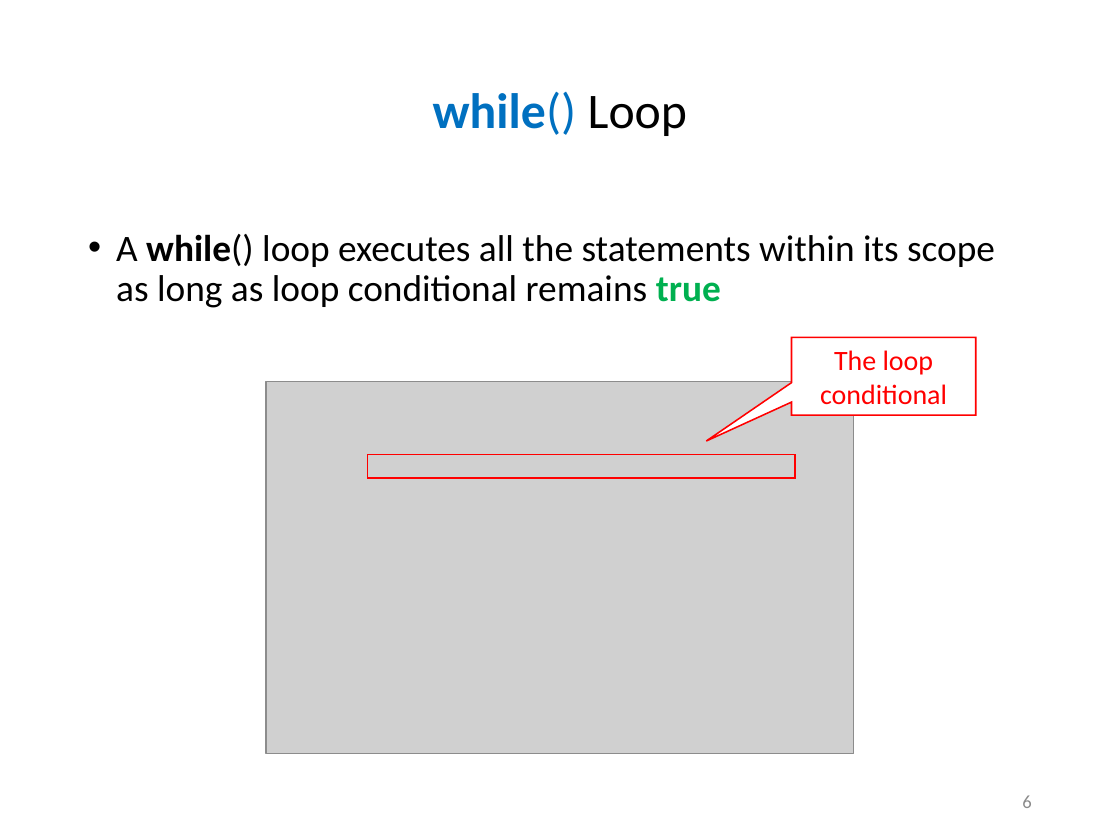
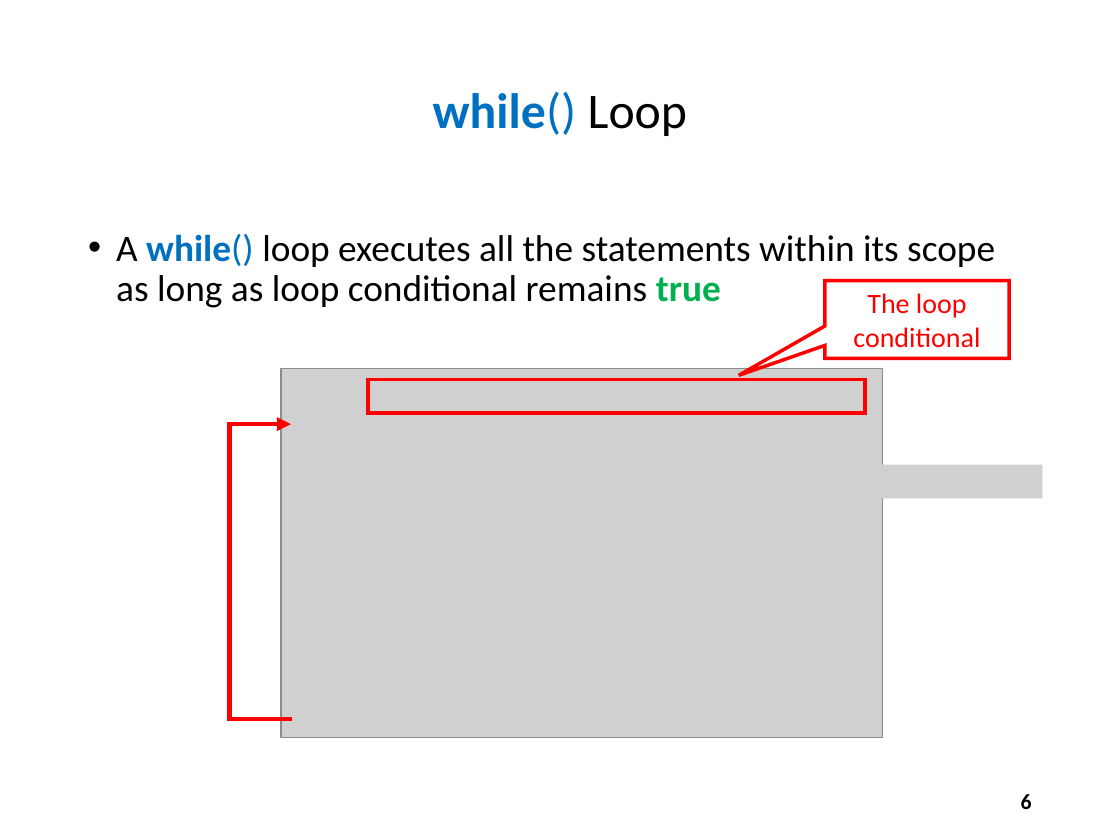
Before and after one commit to dbiersach/scicomp301-cpp-linux, a slide deck: slide 6 of session03/Session 03 - Loops, Conditionals, Modulus.pptx. Drawn at 1120x840 pixels with LibreOffice and Linux fonts; fonts in the diff are those of the drawing; grey boxes stand for pictures. Boxes give left, top, right and bottom in pixels: in the first picture for what was removed or moved away, otherwise in the second. Text is boxed around its words. In the diff, an @@ line names an element or a change of style, - is before the commit and + after.

```diff
--- a/session03/Session 03 - Loops, Conditionals, Modulus.pptx
+++ b/session03/Session 03 - Loops, Conditionals, Modulus.pptx
@@ text "A while() loop executes all ..." at bbox=[116, 234, 995, 308]: text colour #000000 to #0070C0 in "while()" @@
@@ speech box "The loop conditional": place and size @@
-speech box "The loop conditional" at bbox=[792, 337, 977, 414]
+speech box "The loop conditional" at bbox=[824, 281, 1009, 358]
@@ speech box "The loop conditional" at bbox=[824, 281, 1009, 358]: outline #FF0000 1 pt to #FF0000 2.25 pt; proportions changed @@
@@ picture: place and size @@
-picture at bbox=[267, 382, 855, 754]
+picture at bbox=[281, 368, 883, 737]
@@ rectangle: place and size @@
-rectangle at bbox=[367, 455, 794, 478]
+rectangle at bbox=[368, 380, 866, 413]
@@ rectangle at bbox=[368, 380, 866, 413]: outline #FF0000 1 pt to #FF0000 2.25 pt @@
@@ elbow arrow added from (292, 719) to (291, 424), #FF0000 3 pt @@
@@ picture added at bbox=[791, 465, 1043, 498] @@
@@ page number at bbox=[1021, 794, 1032, 809]: size 12 to 14 pt, text colour #8C8C8C to #000000, bold on @@
```
Also in this commit, not shown: 36 other slides changed, 7 slides added, 1 other file.
